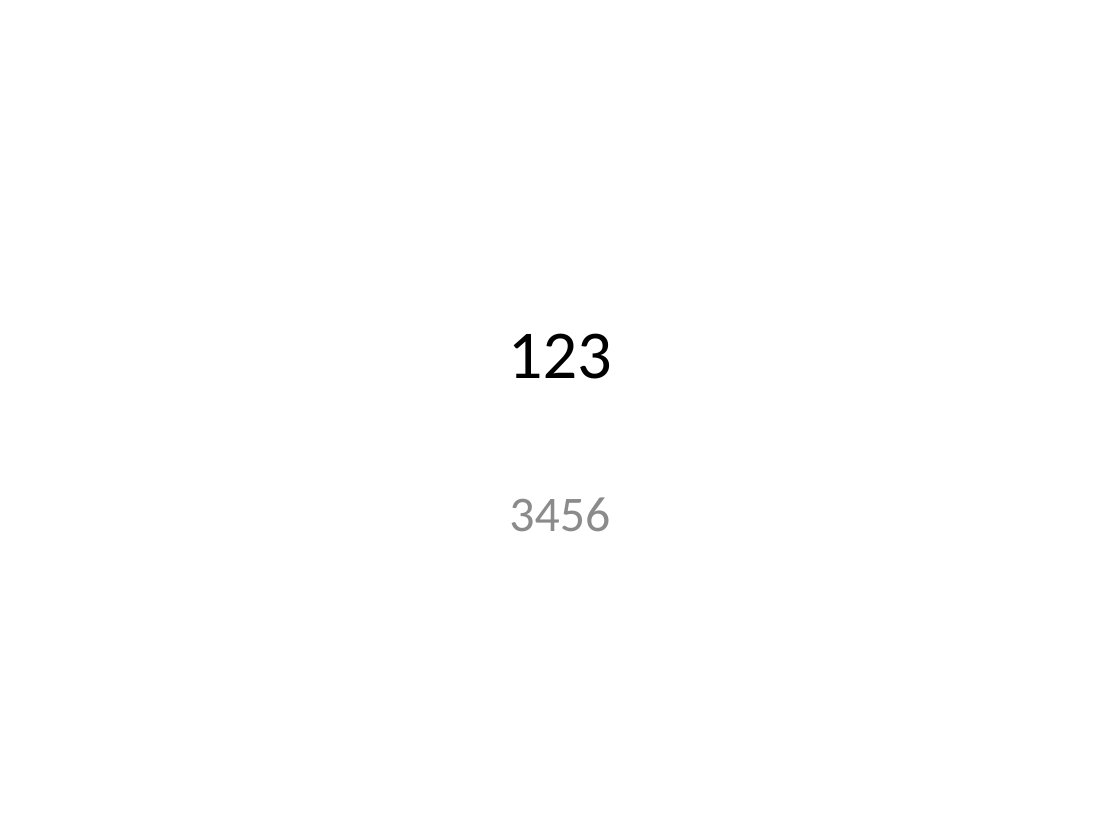
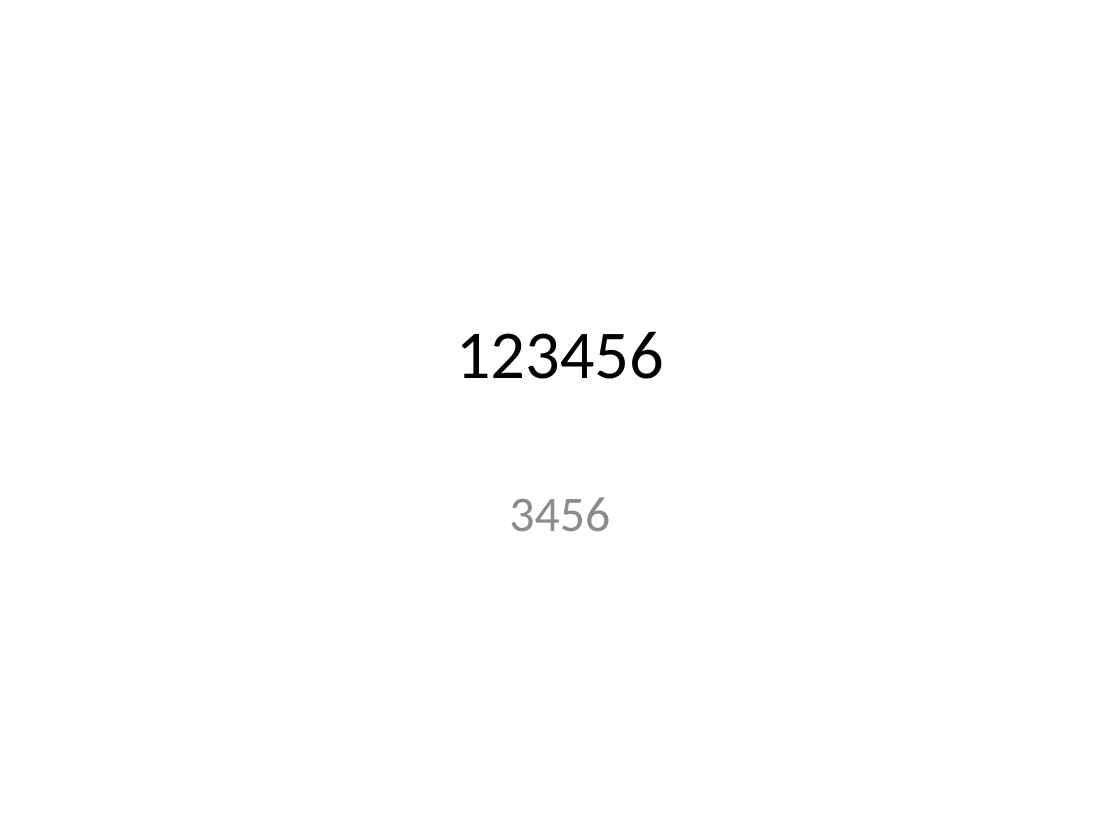
Before and after one commit to gaozhenlei/aTestRepository, a slide deck: slide 1 of testppt.pptx. Drawn at 1120x840 pixels with LibreOffice and Linux fonts; fonts in the diff are those of the drawing. Boxes give left, top, right and bottom in pixels: in the first picture for what was removed or moved away, otherwise in the second. Text is boxed around its words. In the diff, an @@ line names an element or a change of style, - is before the commit and + after.

Commit message:
第二版

```diff
--- a/testppt.pptx
+++ b/testppt.pptx
@@ title at [456,331,664,379]: text changed @@
-123
+123456
```
